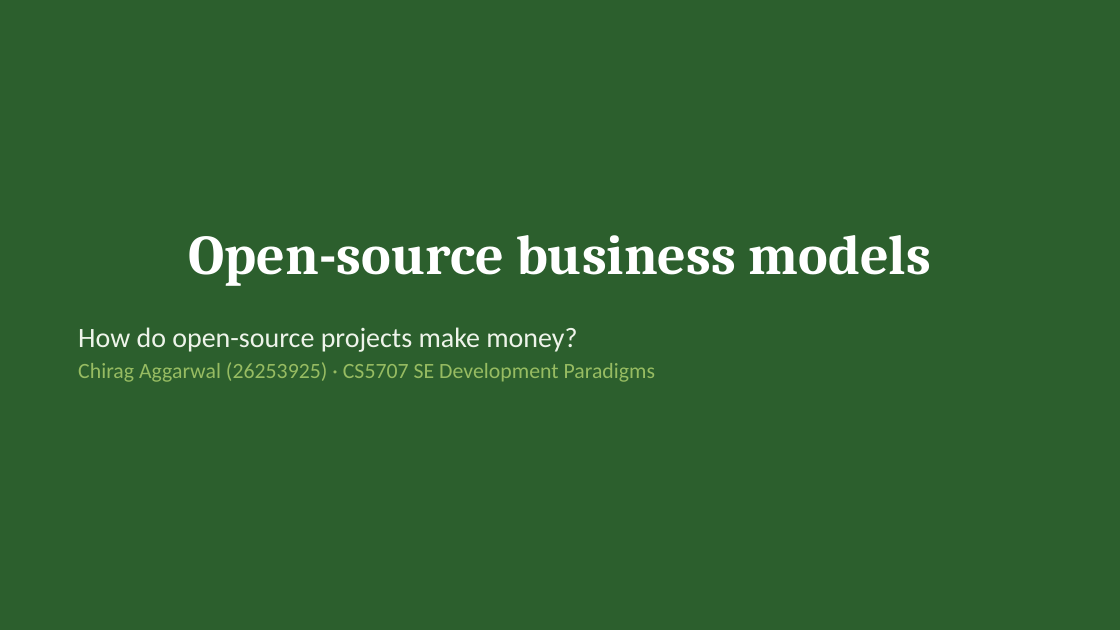
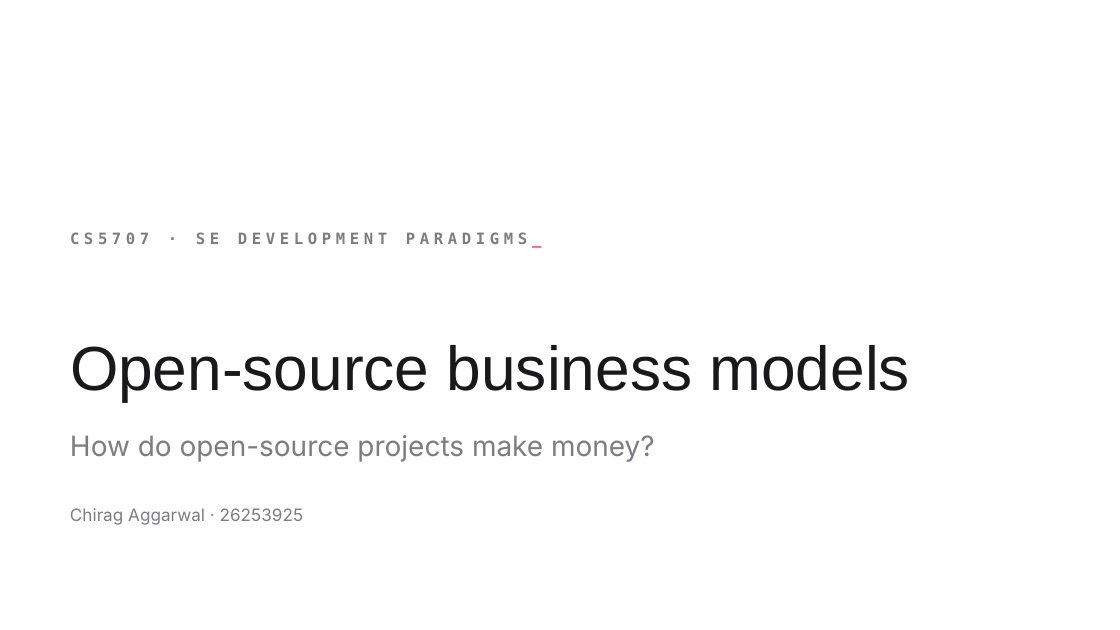
Before and after one commit to ChiragAgg5k/ul-university-notes, a slide deck: slide 1 of 2026-27/SEM1/CS5707 - SE Development Paradigms/Presentation/CS5707 Presentation - Chirag Aggarwal.pptx. Drawn at 1120x630 pixels with LibreOffice and Linux fonts; fonts in the diff are those of the drawing; background and template pictures are left out. Boxes give left, top, right and bottom in pixels: in the first picture for what was removed or moved away, otherwise in the second. Text is boxed around its words. In the diff, an @@ line names an element or a change of style, - is before the commit and + after.

Commit message:
docs(cs5707): restyle the presentation template on the Appwrite light stage
Aeonik Pro and Inter type, pink accent and soft-light background from the Appwrite presentation system; references set as bold author-year with the rest muted, dropping O'Mahony and Bechky (2008), which no slide cites.

```diff
--- a/2026-27/SEM1/CS5707 - SE Development Paradigms/Presentation/CS5707 Presentation - Chirag Aggarwal.pptx
+++ b/2026-27/SEM1/CS5707 - SE Development Paradigms/Presentation/CS5707 Presentation - Chirag Aggarwal.pptx
@@ background #2C5F2D to picture (left out) @@
@@ text added at (x1=70, y1=232, x2=542, y2=248), 10 pt, text #7C7C85, bold @@
+CS5707 · SE DEVELOPMENT PARADIGMS_
@@ title "Open-source business models" moved from (x1=189, y1=235, x2=932, y2=286) to (x1=70, y1=345, x2=909, y2=401) @@
@@ title "Open-source business models" at (x1=70, y1=345, x2=909, y2=401): size 36 to 40 pt, font Cambria to Arial, text colour #FFFFFF to #19191C, bold off; alignment centre to left @@
@@ text removed at (x1=78, y1=327, x2=656, y2=382) @@
-How do open-source projects make money?
-Chirag Aggarwal (26253925) · CS5707 SE Development Paradigms
@@ text added at (x1=70, y1=435, x2=655, y2=462), 18 pt, text #7C7C85 @@
+How do open-source projects make money?
@@ text added at (x1=70, y1=508, x2=304, y2=525), 11 pt, text #7C7C85 @@
+Chirag Aggarwal · 26253925
```
Also in this commit, not shown: 5 other slides changed, 1 other file.
